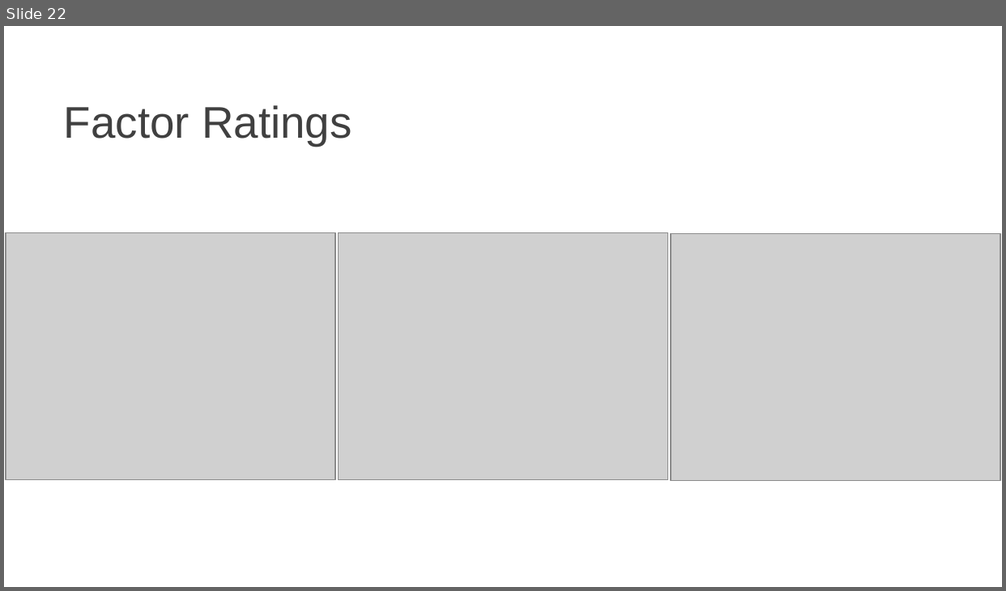
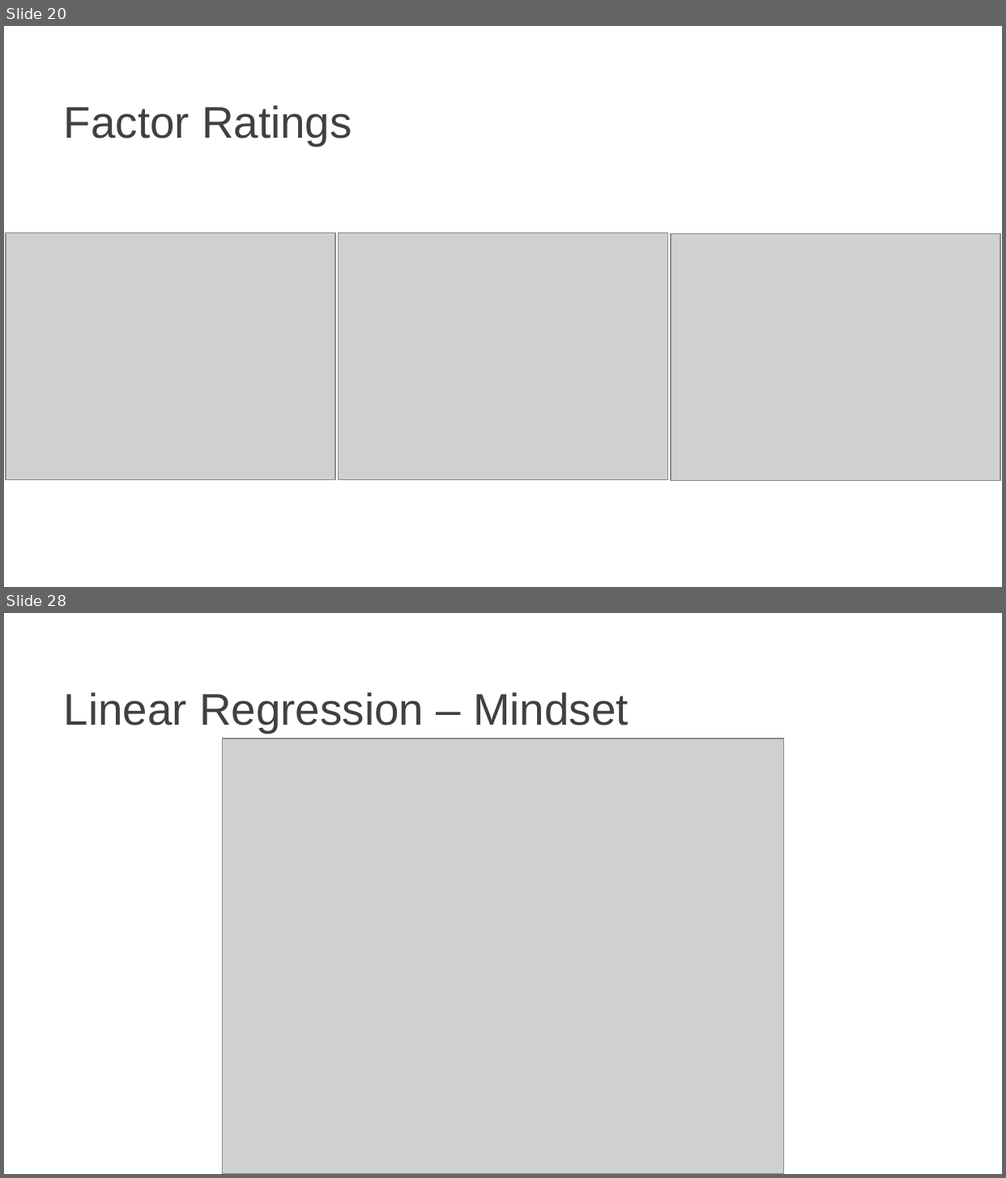
Before and after one commit to Pontigre/PER_analysis, a slide deck: Analysis_explanation.pptx. Shown one above the other, each under a label of ours: slide 22 before the commit, slides 20 and 28 after it; the slides between them are not shown. The pictures are 1006x591 and 1006x1178 pixels, drawn with LibreOffice and Linux fonts; fonts in the diff are those of the drawing; grey boxes stand for pictures; background and template pictures are left out. Boxes give left, top, right and bottom in pixels: in the first picture for what was removed or moved away, otherwise in the second. Text is boxed around its words. In the diff, an @@ line names an element or a change of style, - is before the commit and + after.

```diff
--- a/Analysis_explanation.pptx
+++ b/Analysis_explanation.pptx
@@ slide 28 added at [4,613,1002,1174], background picture (left out) @@
@@ title added at [64,692,629,733], 32 pt, text #404040 @@
+Linear Regression – Mindset
@@ picture added at [223,739,783,1174] @@
@@ what was slide 22 is now slide 20 @@
```
Also in this commit, not shown: 9 slides changed, 8 other slides added, 1 slide removed, 13 other files.
